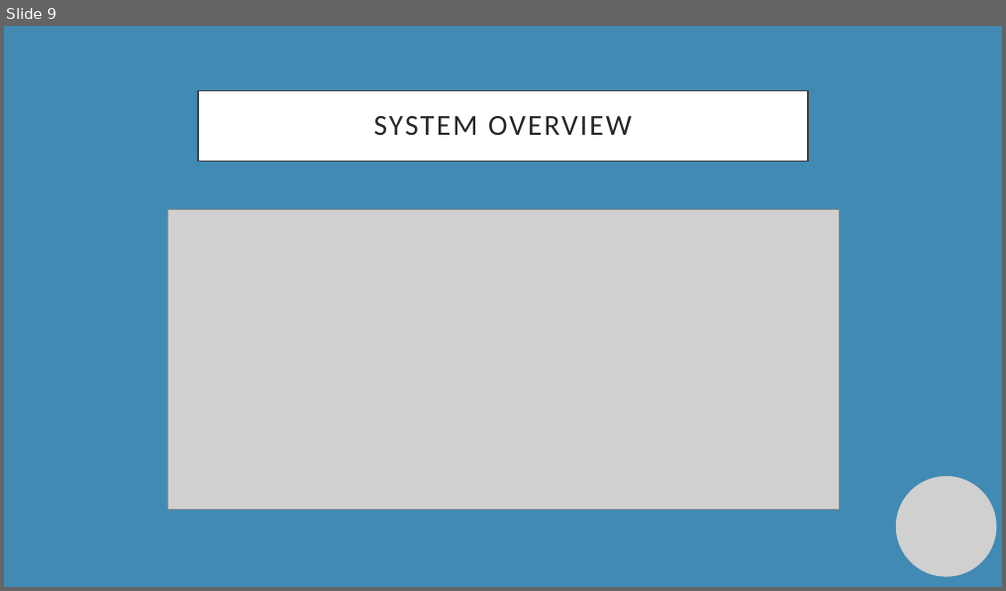
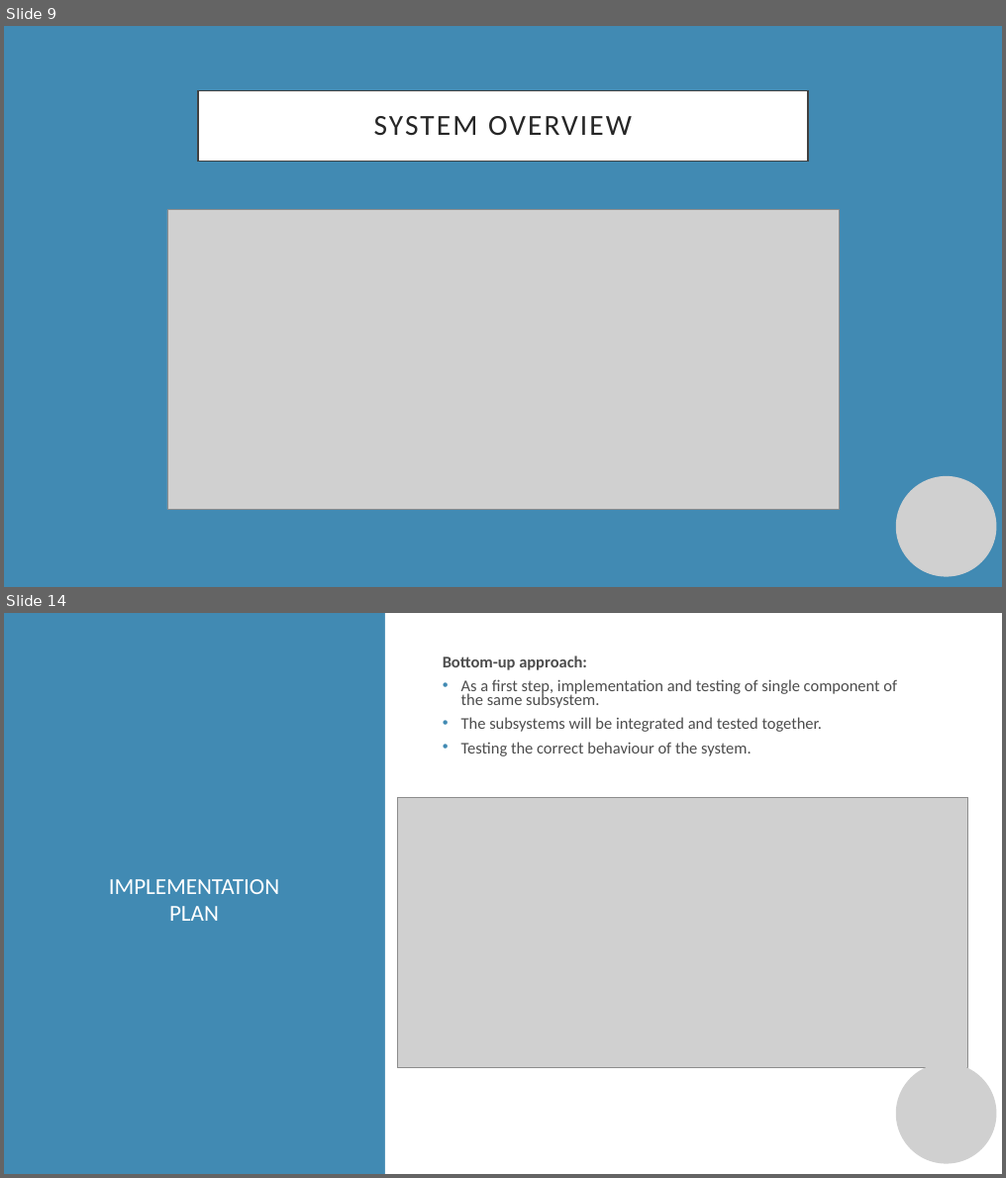
Before and after one commit to manuelsalamino/SoftwareEngineering2-Project, a slide deck: Presentazione standard3.pptx. Shown one above the other, each under a label of ours: slide 9 before the commit, slides 9 and 14 after it; the slides between them are not shown. The pictures are 1006x591 and 1006x1178 pixels, drawn with LibreOffice and Linux fonts; fonts in the diff are those of the drawing; grey boxes stand for pictures; background and template pictures are left out. Boxes give left, top, right and bottom in pixels: in the first picture for what was removed or moved away, otherwise in the second. Text is boxed around its words. In the diff, an @@ line names an element or a change of style, - is before the commit and + after.

```diff
--- a/Presentazione standard3.pptx
+++ b/Presentazione standard3.pptx
@@ slide 14 added at [4,613,1002,1174], background #FFFFFF @@
@@ rectangle added at [4,613,385,1174], fill #418AB3 @@
@@ rectangle added at [385,613,1002,1174], fill #FFFFFF @@
@@ text added at [461,679,897,757], 15.7 pt, text #4D4D4D @@
+Bottom-up approach:
+• As a first step, implementation and testing of single component of the same subsystem.
+• The subsystems will be integrated and tested together.
+• Testing the correct behaviour of the system.
@@ picture added at [397,797,968,1068] @@
@@ text added at [109,879,279,921], 22 pt, text #FFFFFF @@
+IMPLEMENTATION PLAN
@@ picture added at [896,1063,997,1164] @@
```
Also in this commit, not shown: 5 slides changed, 3 other slides added, 1 slide removed.
